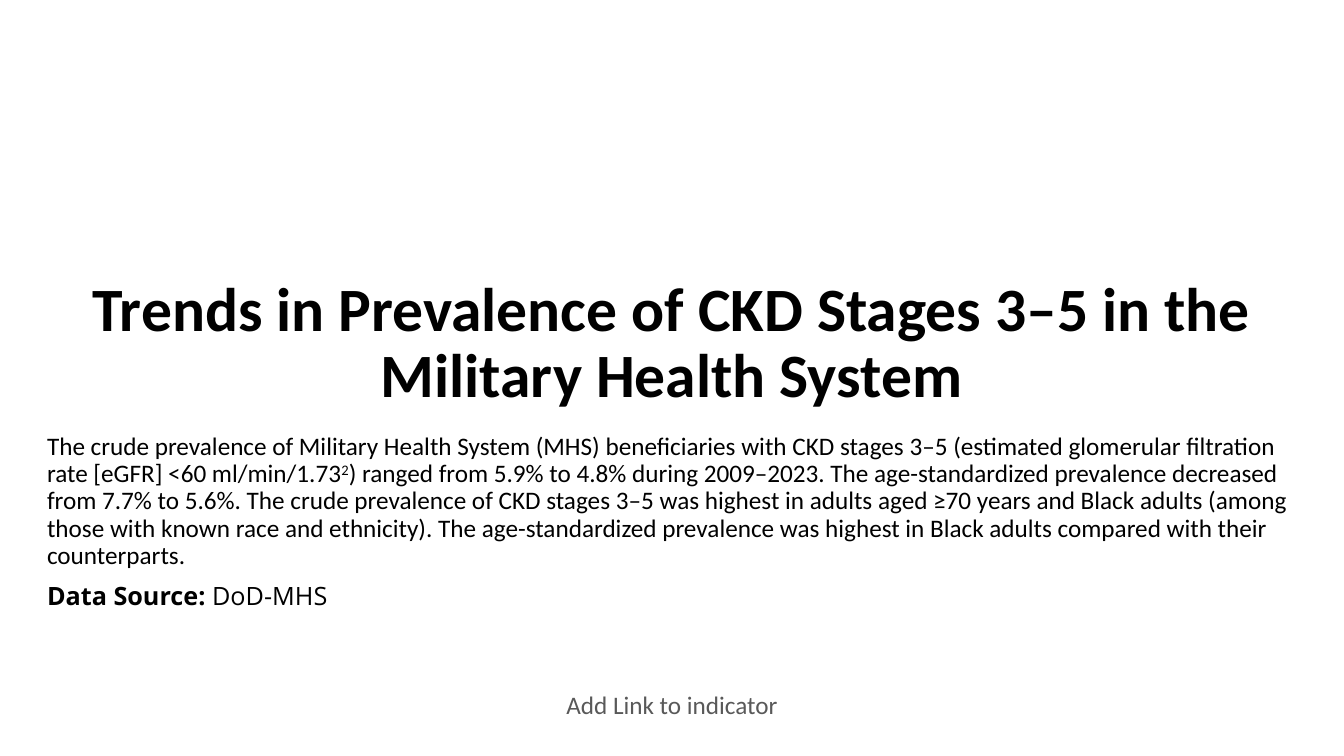
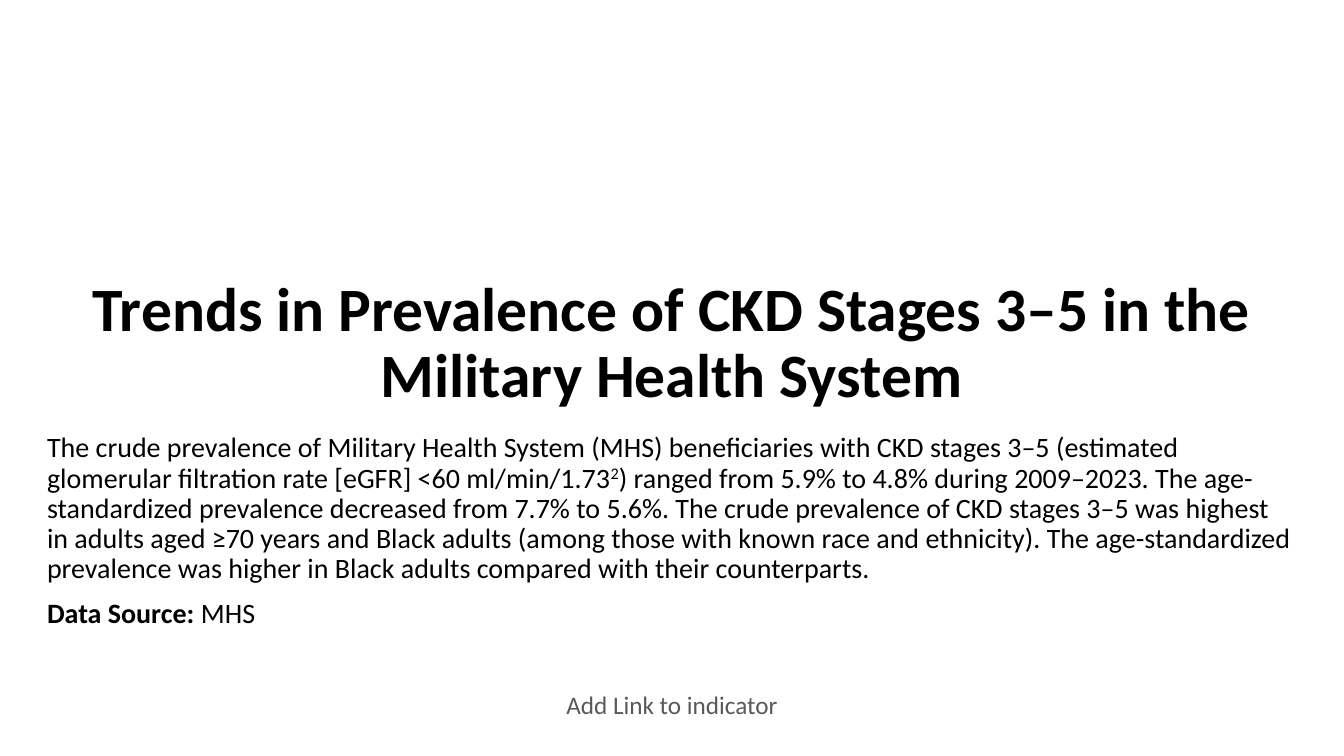
Before and after one commit to CDCgov/nccdphp-ddt-kdss, a slide deck: slide 1 of CKDSurveillance/PPT/Q756.pptx. Drawn at 1344x756 pixels with LibreOffice and Linux fonts; fonts in the diff are those of the drawing; background and template pictures are left out. Boxes give left, top, right and bottom in pixels: in the first picture for what was removed or moved away, otherwise in the second. Text is boxed around its words. In the diff, an @@ line names an element or a change of style, - is before the commit and + after.

```diff
--- a/CKDSurveillance/PPT/Q756.pptx
+++ b/CKDSurveillance/PPT/Q756.pptx
@@ subtitle at (x1=47, y1=436, x2=1290, y2=624): text changed; size 18 to 20 pt @@
-The crude prevalence of Military Health System (MHS) beneficiaries with CKD stages 3–5 (estimated glomerular filtration rate [eGFR] <60 ml/min/1.732) ranged from 5.9% to 4.8% during 2009–2023. The age-standardized prevalence decreased from 7.7% to 5.6%. The crude prevalence of CKD stages 3–5 was highest in adults aged ≥70 years and Black adults (among those with known race and ethnicity). The age-standardized prevalence was highest in Black adults compared with their counterparts.
-Data Source: DoD-MHS
+The crude prevalence of Military Health System (MHS) beneficiaries with CKD stages 3–5 (estimated glomerular filtration rate [eGFR] <60 ml/min/1.732) ranged from 5.9% to 4.8% during 2009–2023. The age-standardized prevalence decreased from 7.7% to 5.6%. The crude prevalence of CKD stages 3–5 was highest in adults aged ≥70 years and Black adults (among those with known race and ethnicity). The age-standardized prevalence was higher in Black adults compared with their counterparts.
+Data Source: MHS
```
Also in this commit, not shown: 2 other slides changed, 2 other files.
